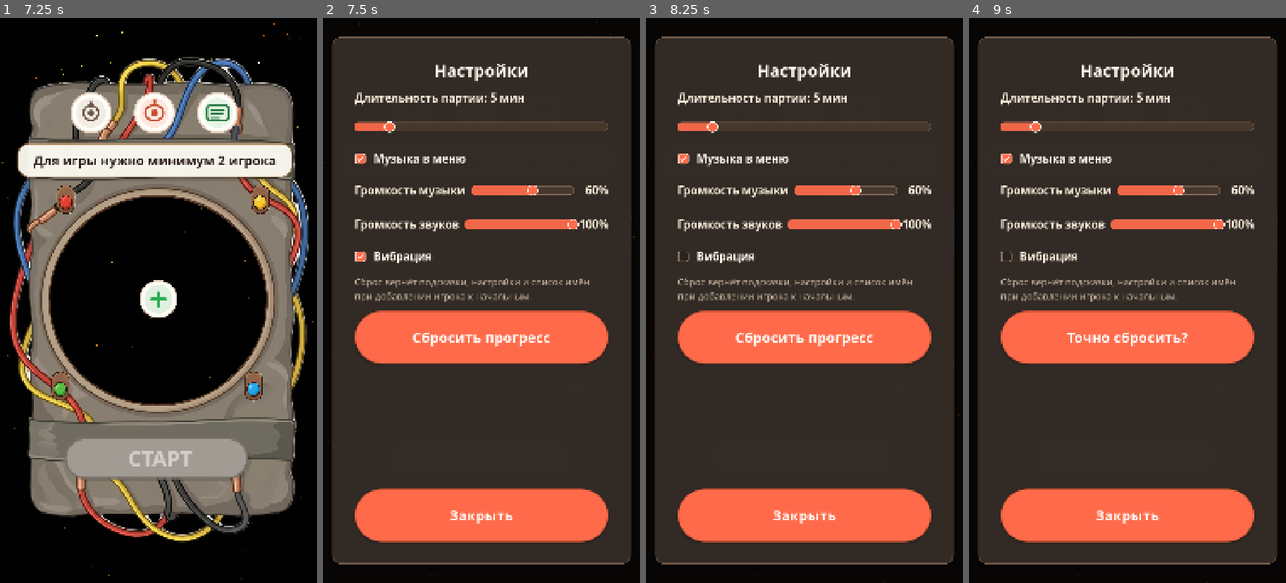
Above: before the commit, frames 1-4 (left to right).
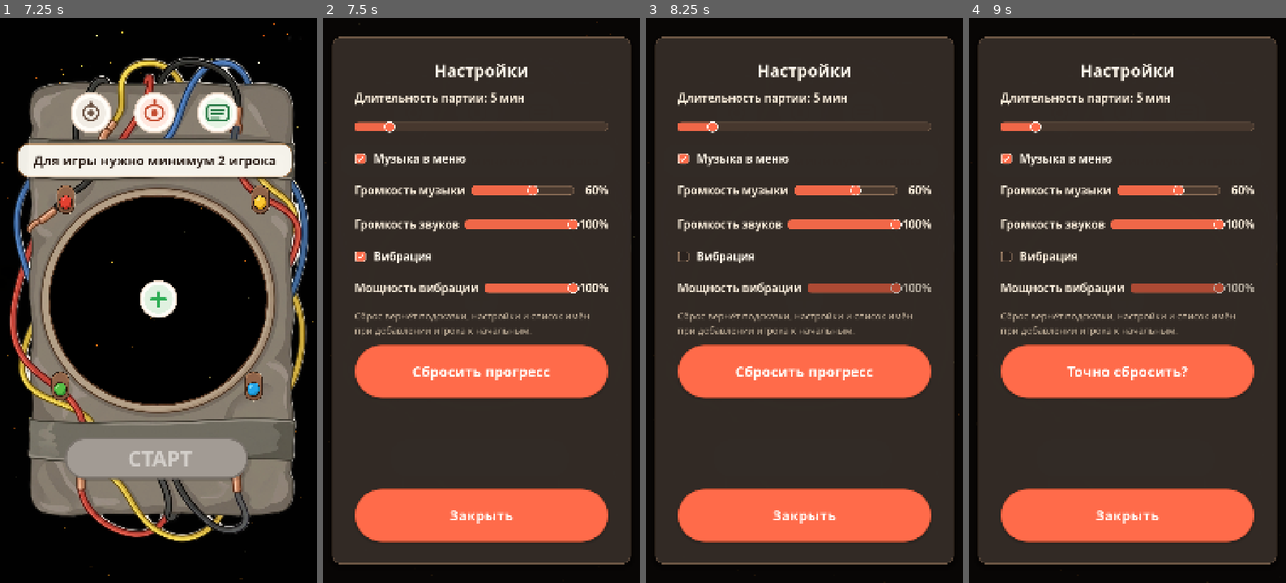
Above: after the commit, the same moments.

Repository: GGamezebo/GodBomb
Game: Godot game, scene res://main.tscn
The game is run twice, just before and just after one commit, with the same random seed, the same clock (stepped at 60 frames per second) and the same inputs.
Inputs (mouse positions are in pixels of both pictures, inside the frame that each line leads up to):
- Up to frame 1 (7.25 s): click (218, 114) at 0.5 s; click (158, 300) at 1.25 s; click "Закрыть" at 2 s; click (218, 114) at 2.75 s; click (158, 300) at 3.5 s; click "Закрыть" at 4.25 s; click (218, 114) at 5 s; click (158, 300) at 5.75 s; click "Закрыть" at 6.5 s
- Up to frame 2 (7.5 s): click (414, 114) at 7.25 s
- Up to frame 3 (8.25 s): click "Вибрация" at 8 s
- Up to frame 4 (9 s): click "Сбросить прогресс" at 8.75 s

Frame 1 is identical in both runs. In frame 2, 12% of the frame differs, in the area x 10-90%, y 46-68%; in frame 3, 12%; in frame 4, 12%.

Commit message:
Add Vibration settings

Diff:
--- a/core/systems/haptics/haptics.gd
+++ b/core/systems/haptics/haptics.gd
@@ -7,9 +7,12 @@
 	var acc := account if account else _resolve_account()
 	if acc and not acc.get_haptics_enabled():
 		return
+	var scaled_ms := _scale_duration(duration_ms, acc)
+	if scaled_ms <= 0:
+		return
 	if not _platform_supports():
 		return
-	Input.vibrate_handheld(duration_ms)
+	Input.vibrate_handheld(scaled_ms)
 
 
 static func vibrate_ambient(account: PDataAccount = null) -> void:
@@ -46,6 +49,19 @@
 	vibrate(52, account)
 
 
+static func preview_strength(account: PDataAccount = null) -> void:
+	vibrate(80, account)
+
+
+static func _scale_duration(duration_ms: int, account: PDataAccount) -> int:
+	var strength := 1.0
+	if account:
+		strength = account.get_haptics_strength()
+	if strength <= 0.0:
+		return 0
+	return maxi(1, int(round(float(duration_ms) * strength)))
+
+
 static func _resolve_account() -> PDataAccount:
 	var tree := Engine.get_main_loop() as SceneTree
 	if tree == null:
--- a/src/contexts/main_context/account/pdata_account.gd
+++ b/src/contexts/main_context/account/pdata_account.gd
@@ -12,6 +12,7 @@
 const DEFAULT_GAME_TIME_MINUTES := 5
 const DEFAULT_MUSIC_ENABLED := true
 const DEFAULT_HAPTICS_ENABLED := true
+const DEFAULT_HAPTICS_STRENGTH := 1.0
 
 
 static func default_recent_names() -> Array[String]:
@@ -174,6 +175,15 @@
 
 func set_haptics_enabled(enabled: bool) -> void:
 	data["haptics_enabled"] = enabled
+	emit_changed()
+
+
+func get_haptics_strength() -> float:
+	return clampf(float(data.get("haptics_strength", DEFAULT_HAPTICS_STRENGTH)), 0.0, 1.0)
+
+
+func set_haptics_strength(linear: float) -> void:
+	data["haptics_strength"] = clampf(linear, 0.0, 1.0)
 	emit_changed()
 
 
@@ -188,6 +198,7 @@
 	data["music_volume"] = DEFAULT_MUSIC_VOLUME
 	data["sfx_volume"] = DEFAULT_SFX_VOLUME
 	data["haptics_enabled"] = DEFAULT_HAPTICS_ENABLED
+	data["haptics_strength"] = DEFAULT_HAPTICS_STRENGTH
 	emit_changed()
 
 
--- a/src/features/menu/settings_window.gd
+++ b/src/features/menu/settings_window.gd
@@ -13,6 +13,8 @@
 @export var sfx_slider: HSlider
 @export var sfx_value_label: Label
 @export var haptics_check: CheckBox
+@export var haptics_slider: HSlider
+@export var haptics_value_label: Label
 @export var reset_button: Button
 @export var close_button: Button
 
@@ -36,6 +38,9 @@
 	if haptics_check:
 		haptics_check.toggled.connect(_on_haptics_toggled)
 		UiSounds.bind_checkbox(haptics_check)
+	if haptics_slider:
+		haptics_slider.value_changed.connect(_on_haptics_strength_changed)
+		UiSounds.bind_slider(haptics_slider, 5.0)
 	if reset_button:
 		reset_button.pressed.connect(_on_reset_pressed)
 		UiSounds.bind_button(reset_button)
@@ -89,6 +94,10 @@
 		_update_sfx_label(account.get_sfx_volume())
 	if haptics_check:
 		haptics_check.button_pressed = account.get_haptics_enabled()
+	if haptics_slider:
+		haptics_slider.value = account.get_haptics_strength() * 100.0
+		_update_haptics_label(account.get_haptics_strength())
+	_update_haptics_controls_enabled()
 
 
 func _on_game_time_changed(value: float) -> void:
@@ -130,6 +139,18 @@
 func _on_haptics_toggled(enabled: bool) -> void:
 	if account:
 		account.set_haptics_enabled(enabled)
+	_update_haptics_controls_enabled()
+	_save_account()
+
+
+func _on_haptics_strength_changed(value: float) -> void:
+	if not account:
+		return
+	var linear := clampf(value / 100.0, 0.0, 1.0)
+	account.set_haptics_strength(linear)
+	_update_haptics_label(linear)
+	if account.get_haptics_enabled() and linear > 0.0:
+		Haptics.preview_strength(account)
 	_save_account()
 
 
@@ -174,6 +195,20 @@
 		sfx_value_label.text = "%d%%" % int(round(linear * 100.0))
 
 
+func _update_haptics_label(linear: float) -> void:
+	if haptics_value_label:
+		haptics_value_label.text = "%d%%" % int(round(linear * 100.0))
+
+
+func _update_haptics_controls_enabled() -> void:
+	var enabled := account != null and account.get_haptics_enabled()
+	if haptics_slider:
+		haptics_slider.editable = enabled
+		haptics_slider.modulate = Color.WHITE if enabled else Color(0.72, 0.72, 0.72, 1.0)
+	if haptics_value_label:
+		haptics_value_label.modulate = Color.WHITE if enabled else Color(0.72, 0.72, 0.72, 1.0)
+
+
 func _get_audio_controller() -> GameAudioController:
 	return get_tree().get_first_node_in_group(GameAudioController.GROUP) as GameAudioController
 
--- a/src/features/menu/settings_window.tscn
+++ b/src/features/menu/settings_window.tscn
@@ -2,7 +2,7 @@
 
 [ext_resource type="Script" path="res://src/features/menu/settings_window.gd" id="1"]
 
-[node name="SettingsWindow" type="Control" node_paths=PackedStringArray("game_time_slider", "game_time_label", "music_check", "music_slider", "music_value_label", "sfx_slider", "sfx_value_label", "haptics_check", "reset_button", "close_button")]
+[node name="SettingsWindow" type="Control" node_paths=PackedStringArray("game_time_slider", "game_time_label", "music_check", "music_slider", "music_value_label", "sfx_slider", "sfx_value_label", "haptics_check", "haptics_slider", "haptics_value_label", "reset_button", "close_button")]
 layout_mode = 3
 anchors_preset = 15
 anchor_right = 1.0
@@ -18,6 +18,8 @@
 sfx_slider = NodePath("Panel/Margin/VBox/Scroll/Content/SfxRow/SfxSlider")
 sfx_value_label = NodePath("Panel/Margin/VBox/Scroll/Content/SfxRow/SfxValueLabel")
 haptics_check = NodePath("Panel/Margin/VBox/Scroll/Content/HapticsCheck")
+haptics_slider = NodePath("Panel/Margin/VBox/Scroll/Content/HapticsRow/HapticsSlider")
+haptics_value_label = NodePath("Panel/Margin/VBox/Scroll/Content/HapticsRow/HapticsValueLabel")
 reset_button = NodePath("Panel/Margin/VBox/Scroll/Content/ResetButton")
 close_button = NodePath("Panel/Margin/VBox/CloseButton")
 
@@ -143,6 +145,30 @@
 button_pressed = true
 text = "Вибрация"
 
+[node name="HapticsRow" type="HBoxContainer" parent="Panel/Margin/VBox/Scroll/Content"]
+layout_mode = 2
+theme_override_constants/separation = 20
+
+[node name="HapticsCaption" type="Label" parent="Panel/Margin/VBox/Scroll/Content/HapticsRow"]
+custom_minimum_size = Vector2(320, 0)
+layout_mode = 2
+theme_type_variation = &"ModalLabel"
+text = "Мощность вибрации"
+
+[node name="HapticsSlider" type="HSlider" parent="Panel/Margin/VBox/Scroll/Content/HapticsRow"]
+custom_minimum_size = Vector2(0, 88)
+layout_mode = 2
+size_flags_horizontal = 3
+max_value = 100.0
+value = 100.0
+
+[node name="HapticsValueLabel" type="Label" parent="Panel/Margin/VBox/Scroll/Content/HapticsRow"]
+custom_minimum_size = Vector2(96, 0)
+layout_mode = 2
+theme_type_variation = &"ModalLabel"
+text = "100%"
+horizontal_alignment = 2
+
 [node name="ResetHint" type="Label" parent="Panel/Margin/VBox/Scroll/Content"]
 layout_mode = 2
 theme_type_variation = &"ModalMuted"
Not shown, changed: .cursor/rules/menu-lobby.mdc
